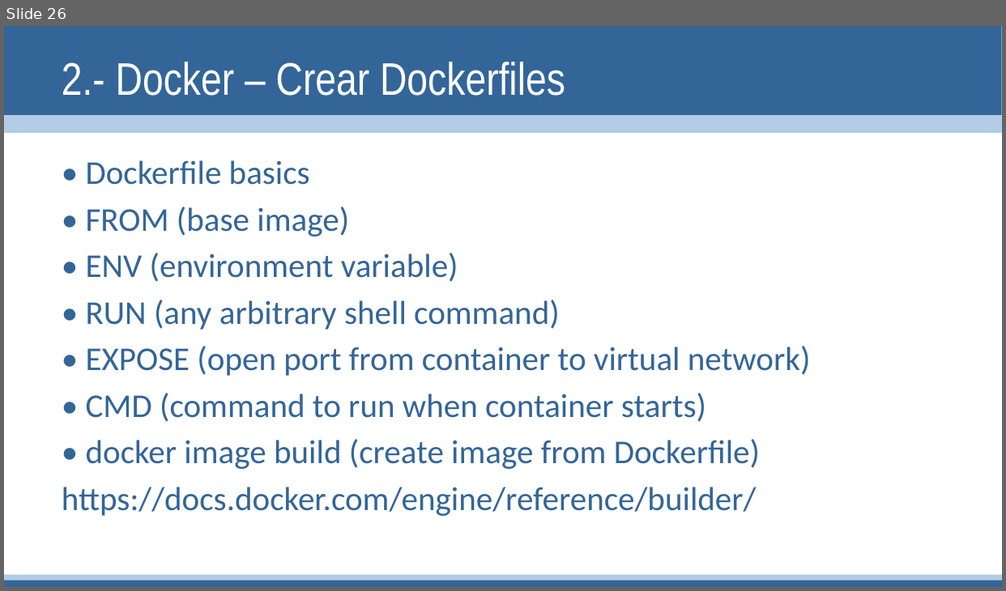
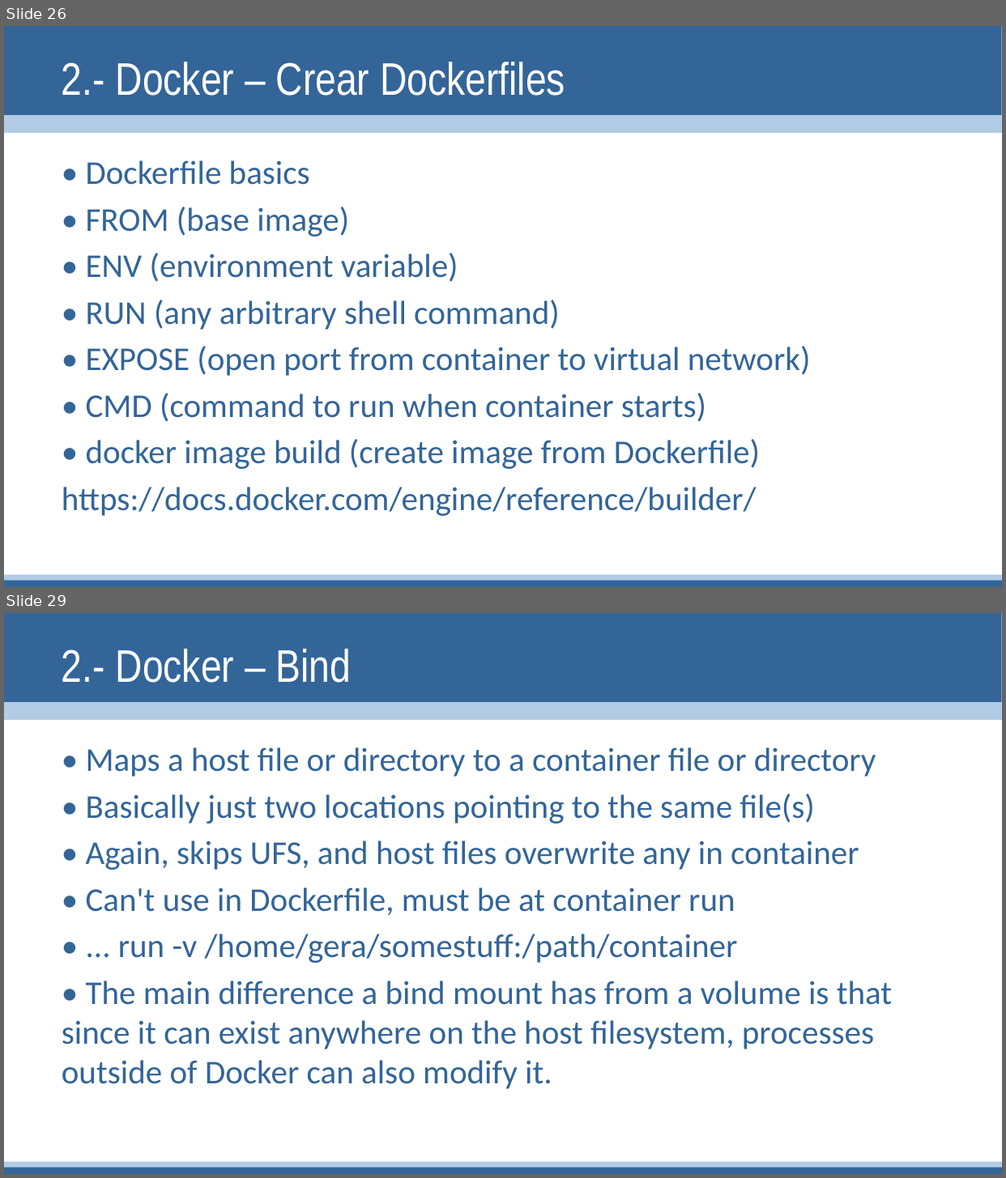
Before and after one commit to linuxsapiens/curso_kubernetes, a slide deck: Kubernetes2.pptx. Shown one above the other, each under a label of ours: slide 26 before the commit, slides 26 and 29 after it; the slides between them are not shown. The pictures are 1006x591 and 1006x1178 pixels, drawn with LibreOffice and Linux fonts; fonts in the diff are those of the drawing. Boxes give left, top, right and bottom in pixels: in the first picture for what was removed or moved away, otherwise in the second. Text is boxed around its words. In the diff, an @@ line names an element or a change of style, - is before the commit and + after.

Commit message:
2 docker

```diff
--- a/Kubernetes2.pptx
+++ b/Kubernetes2.pptx
@@ slide 29 added at [4, 613, 1002, 1174], background #FFFFFF; not listed: 4 template elements that a slide beside it also shows @@
@@ title added at [62, 649, 351, 683], 44 pt, text #FFFFFF @@
+2.- Docker – Bind
@@ text added at [62, 747, 892, 1089], 32 pt, text #336599 @@
+• Maps a host file or directory to a container file or directory
+• Basically just two locations pointing to the same file(s)
+• Again, skips UFS, and host files overwrite any in container
+• Can't use in Dockerfile, must be at container run
+• ... run -v /home/gera/somestuff:/path/container
+• The main difference a bind mount has from a volume is that since it can exist anywhere on the host filesystem, processes outside of Docker can also modify it.
```
Also in this commit, not shown: 3 other slides added.
